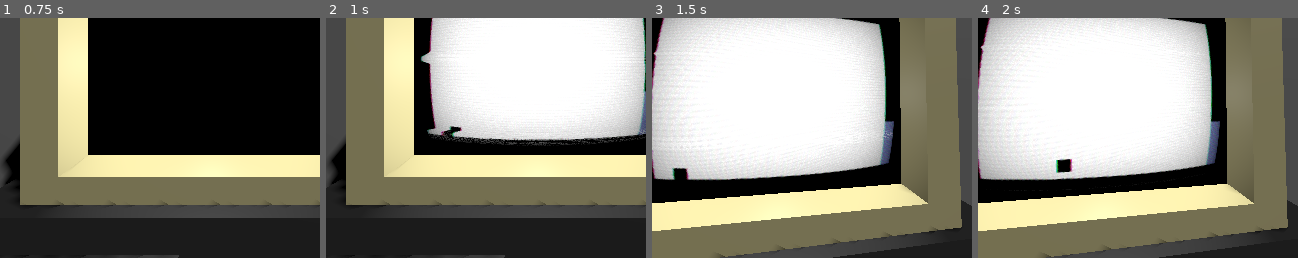
Above: before the commit, frames 1-4 (left to right).
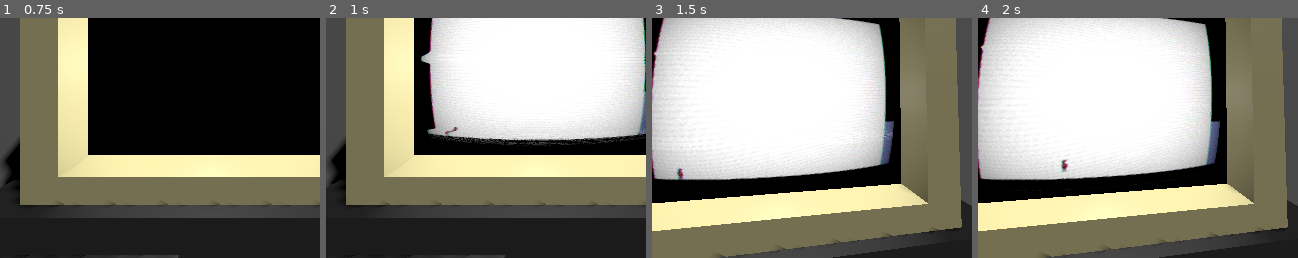
Above: after the commit, the same moments.

Repository: OwOmay/hc-haven
Game: Godot game, scene res://scenes/menu/splash.tscn
The game is run twice, just before and just after one commit, with the same random seed, the same clock (stepped at 60 frames per second) and the same inputs. Video files are missing from this copy of the repository; at most half a second of black plays in their place. Sound files missing from this copy of the repository are replaced by a short silence.
Inputs (mouse positions are % of the whole screen's width and height, from its top left):
- Up to frame 1 (0.75 s): click "Play >" at 0.5 s
- Up to frame 2 (1 s): no input
- Up to frame 3 (1.5 s): tap Enter at 1.25 s; move the mouse to (72, 45) at 1.27 s; hold D (move_right) from 1.28 s (still down); hold Enter from 1.28 s (still down); click (72, 45) at 1.42 s
- Up to frame 4 (2 s): keep holding D (move_right); keep holding Enter; tap W (jump) at 1.52 s
The pictures show only the part of the screen within x 17-67%, y 41-91%; the shares and areas given below are measured in that part.

Frame 1 is identical in both runs. In frame 2, 0.2% of the frame differs, in the area x 35-43%, y 45-50%; in frame 3, 0.3%; in frame 4, 0.3%, in the area x 24-30%, y 58-65%.

Commit message:
Added joline

Diff:
--- a/scenes/player/player.tscn
+++ b/scenes/player/player.tscn
@@ -1,28 +1,24 @@
 [gd_scene format=3 uid="uid://dsubo7cbkvd8u"]
 
 [ext_resource type="Script" uid="uid://jb2q8v7f1ar6" path="res://scenes/player/player.gd" id="1_8afob"]
+[ext_resource type="Texture2D" uid="uid://bub6hep5uwse4" path="res://assets/Joline.png" id="2_dovo2"]
+
+[sub_resource type="RectangleShape2D" id="RectangleShape2D_gmlin"]
+size = Vector2(28, 30)
 
 [sub_resource type="CircleShape2D" id="CircleShape2D_stlee"]
 radius = 14.0
-
-[sub_resource type="Gradient" id="Gradient_8afob"]
-offsets = PackedFloat32Array(0)
-colors = PackedColorArray(0, 0, 0, 1)
-
-[sub_resource type="GradientTexture2D" id="GradientTexture2D_stlee"]
-gradient = SubResource("Gradient_8afob")
-width = 32
-height = 32
 
 [node name="Player" type="CharacterBody2D" unique_id=1515075836]
 collision_layer = 4
 script = ExtResource("1_8afob")
 
 [node name="CollisionShape2D" type="CollisionShape2D" parent="." unique_id=687956090]
-shape = SubResource("CircleShape2D_stlee")
+shape = SubResource("RectangleShape2D_gmlin")
 
 [node name="Sprite2D" type="Sprite2D" parent="." unique_id=539098632]
-texture = SubResource("GradientTexture2D_stlee")
+scale = Vector2(0.5, 0.5)
+texture = ExtResource("2_dovo2")
 
 [node name="Area2D" type="Area2D" parent="." unique_id=1261216071]
 collision_layer = 0
Binary file added: assets/Joline.png
Not shown, added: assets/Joline.png.import
